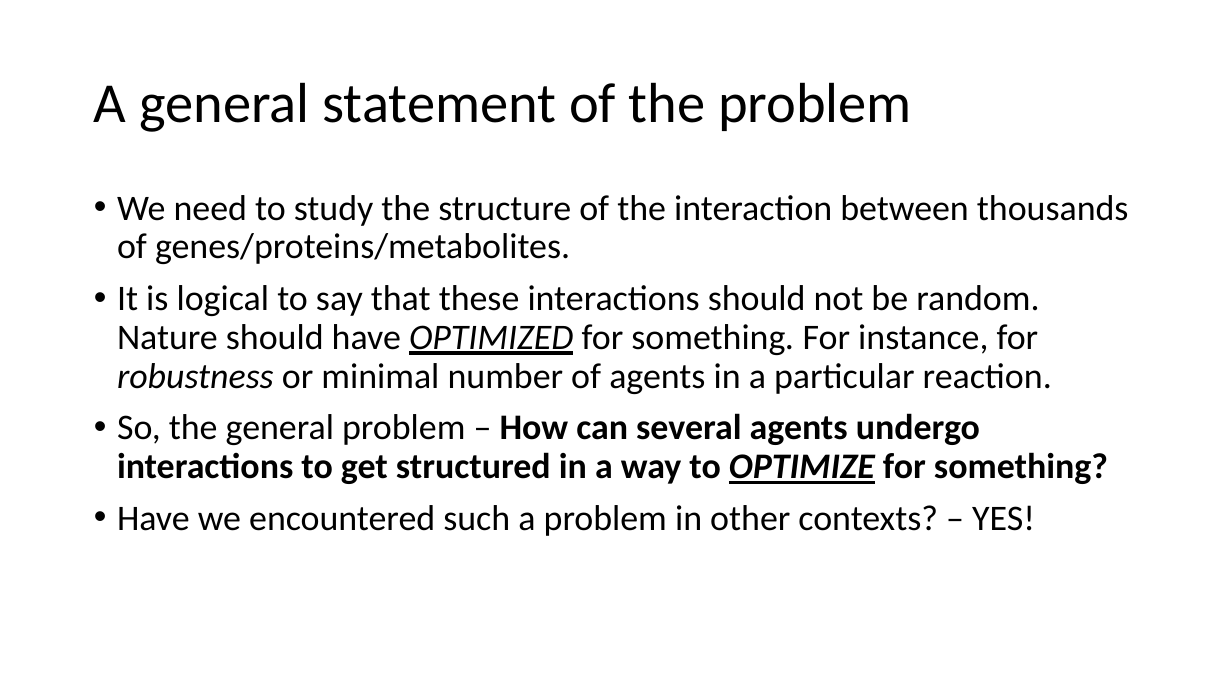
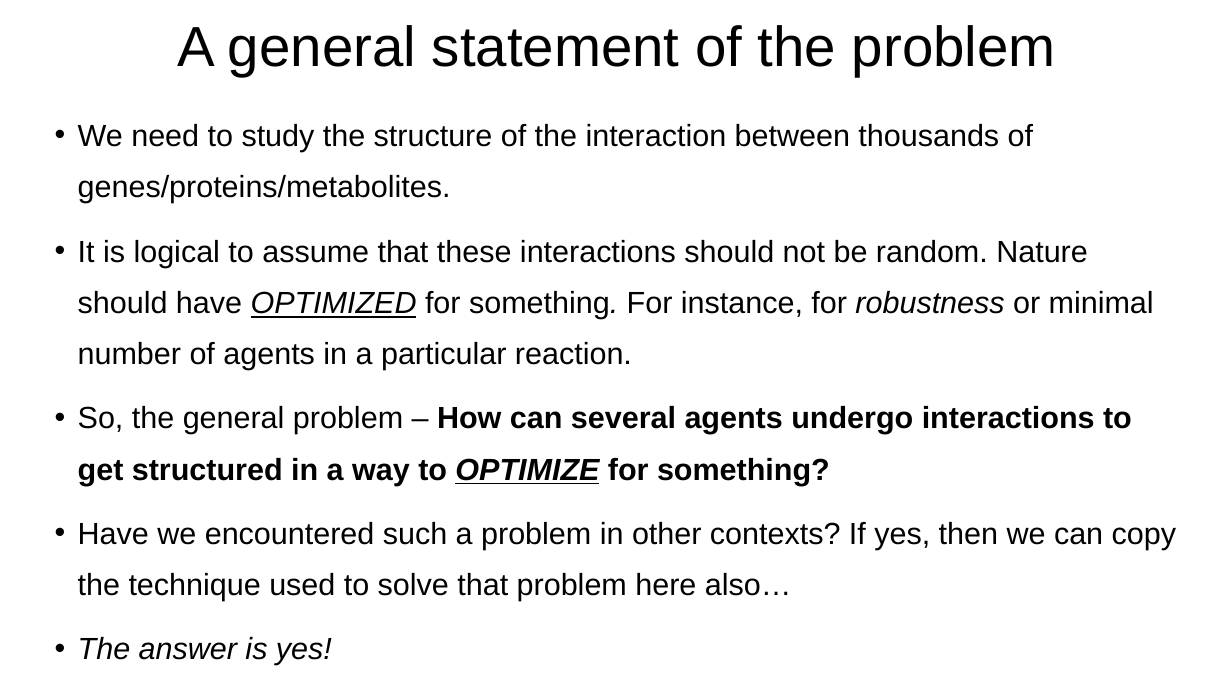
Before and after one commit to VenkiPhy6/seminar-thirdsem, a slide deck: slide 10 of A Primer to Complex Diseases.pptx. Drawn at 1232x693 pixels with LibreOffice and Linux fonts; fonts in the diff are those of the drawing. Boxes give left, top, right and bottom in pixels: in the first picture for what was removed or moved away, otherwise in the second. Text is boxed around its words. In the diff, an @@ line names an element or a change of style, - is before the commit and + after.

```diff
--- a/A Primer to Complex Diseases.pptx
+++ b/A Primer to Complex Diseases.pptx
@@ title "A general statement of the ...": place and size @@
-title "A general statement of the ..." at box(94, 82, 912, 132)
+title "A general statement of the ..." at box(178, 25, 1056, 76)
@@ title "A general statement of the ..." at box(178, 25, 1056, 76): font Calibri to Arial; alignment left to centre @@
@@ text "We need to study the ...": place and size @@
-text "We need to study the ..." at box(117, 195, 1129, 536)
+text "We need to study the ..." at box(78, 124, 1176, 665)
@@ text at box(78, 124, 1132, 486): size 28 to 23.8 pt, font Calibri to Arial in "We need to study the structure of ...", "So, the general problem – How can ..."; line spacing 0.9 to 1.4 @@
@@ text at box(78, 240, 1154, 370): text changed; size 28 to 23.8 pt; font Calibri to Arial @@
-• It is logical to say that these interactions should not be random. Nature should have OPTIMIZED for something. For instance, for robustness or minimal number of agents in a particular reaction.
+• It is logical to assume that these interactions should not be random. Nature should have OPTIMIZED for something. For instance, for robustness or minimal number of agents in a particular reaction.
@@ text at box(78, 522, 1176, 665): text changed; size 28 to 23.8 pt; font Calibri to Arial @@
-• Have we encountered such a problem in other contexts? – YES!
+• Have we encountered such a problem in other contexts? If yes, then we can copy the technique used to solve that problem here also…
+• The answer is yes!
```
Also in this commit, not shown: 7 other slides changed, 10 slides added, 2 slides removed, 8 other files.
